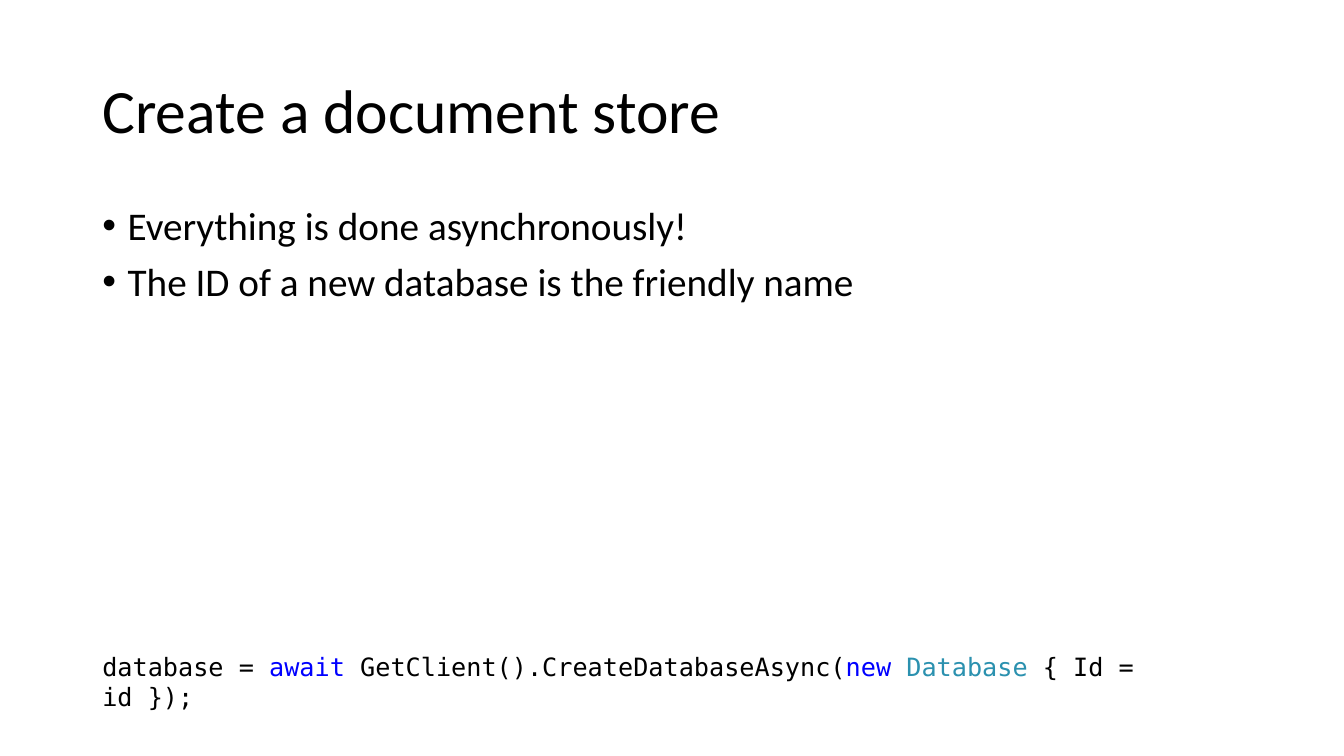
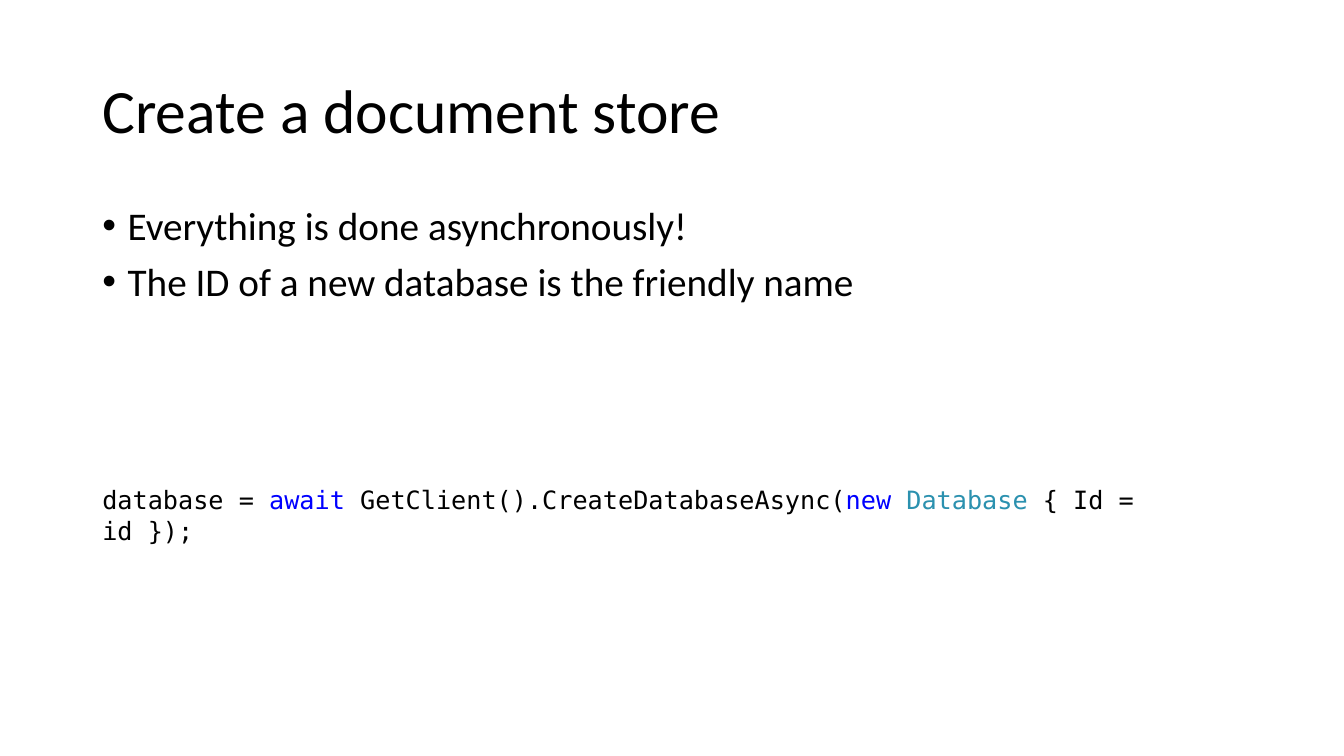
Before and after one commit to asiemer/AzureJeeps, a slide deck: slide 29 of docs/presentation.pptx. Drawn at 1344x756 pixels with LibreOffice and Linux fonts; fonts in the diff are those of the drawing. Boxes give left, top, right and bottom in pixels: in the first picture for what was removed or moved away, otherwise in the second. Text is boxed around its words. In the diff, an @@ line names an element or a change of style, - is before the commit and + after.

```diff
--- a/docs/presentation.pptx
+++ b/docs/presentation.pptx
@@ text "database = await GetClient().CreateDatabaseAsync(new Databas ..." moved from (x1=102, y1=656, x2=1103, y2=707) to (x1=102, y1=489, x2=1103, y2=541) @@
```
Also in this commit, not shown: 4 other slides changed.
